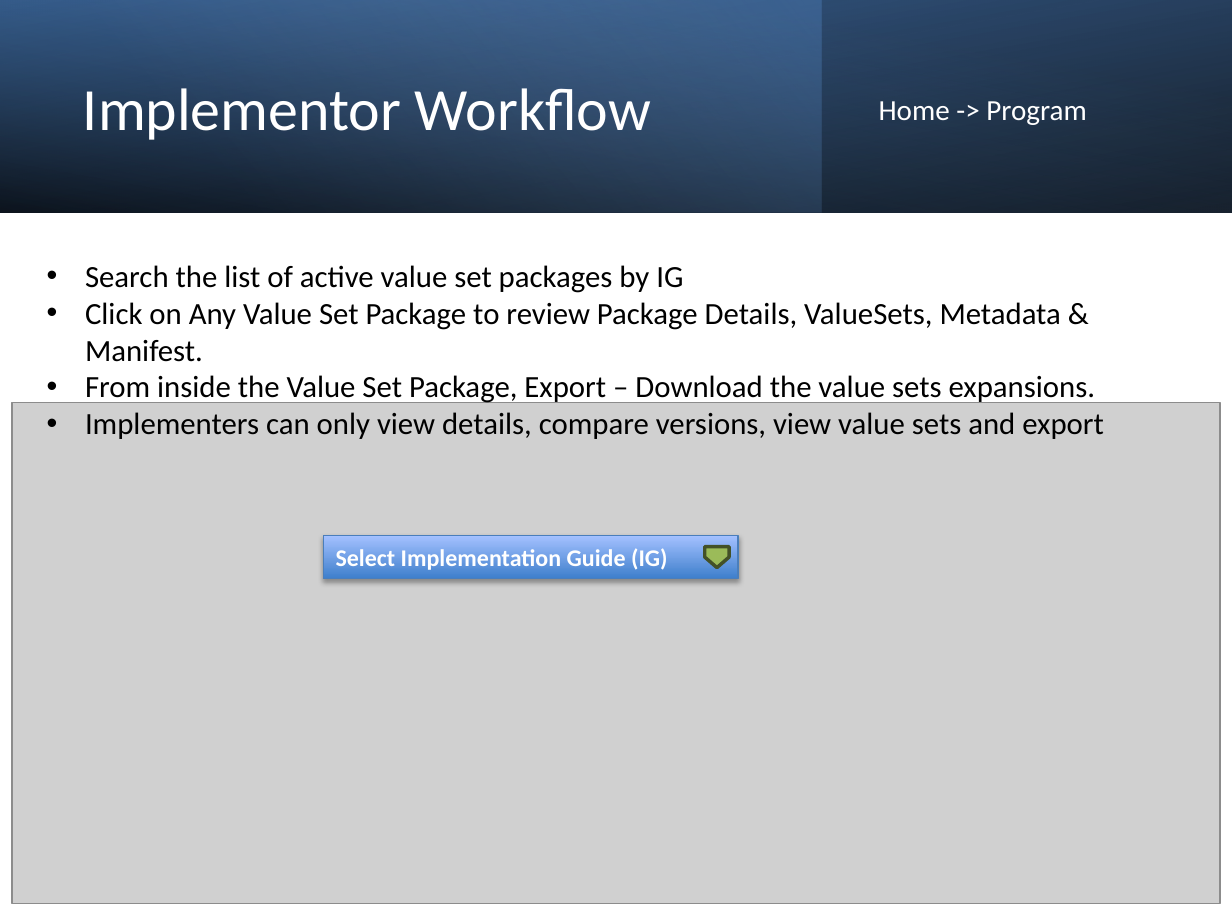
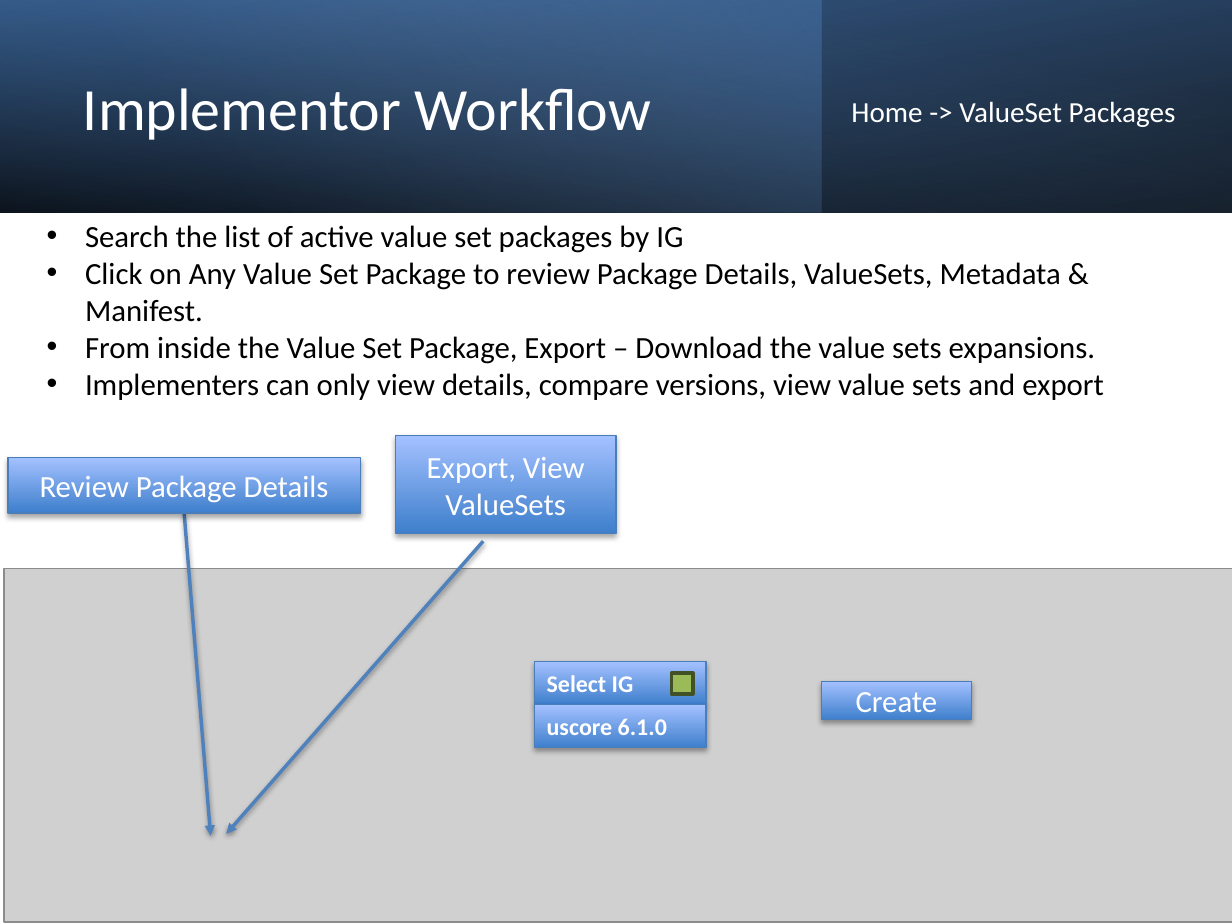
Before and after one commit to DBCG/aphl-vsm, a slide deck: slide 5 of vsp/docs/VSM_UI Proposal.pptx. Drawn at 1232x924 pixels with LibreOffice and Linux fonts; fonts in the diff are those of the drawing; grey boxes stand for pictures. Boxes give left, top, right and bottom in pixels: in the first picture for what was removed or moved away, otherwise in the second. Text is boxed around its words. In the diff, an @@ line names an element or a change of style, - is before the commit and + after.

```diff
--- a/vsp/docs/VSM_UI Proposal.pptx
+++ b/vsp/docs/VSM_UI Proposal.pptx
@@ text at <box>851,101,1176,127</box>: text changed @@
-Home -> Program
+Home -> ValueSet Packages
@@ text "Search the list of active ...": place and size @@
-text "Search the list of active ..." at <box>85,265,1104,439</box>
+text "Search the list of active ..." at <box>85,225,1104,400</box>
@@ rectangle added at <box>395,436,616,535</box>, fill gradient #3F80CE to #A4C4FF, outline #4B7EBC 0.75 pt, 18 pt, text #FFFFFF @@
+Export, View ValueSets
@@ rectangle added at <box>7,457,360,513</box>, fill gradient #3F80CE to #A4C4FF, outline #4B7EBC 0.75 pt, 18 pt, text #FFFFFF @@
+Review Package Details
@@ arrow added from (184, 513) to (211, 835), #4F81BD 2 pt @@
@@ picture: place and size @@
-picture at <box>12,403,1221,904</box>
+picture at <box>4,569,1232,923</box>
@@ arrow added from (483, 541) to (227, 834), #4F81BD 2 pt @@
@@ pentagon arrow removed at <box>704,546,729,567</box> @@
@@ rectangle "Select IG": place and size @@
-rectangle "Select IG" at <box>324,536,739,579</box>
+rectangle "Select IG" at <box>535,662,706,705</box>
@@ text in rectangle at <box>547,675,634,699</box>: text changed @@
-Select Implementation Guide (IG)
+Select IG
@@ rectangle added at <box>671,673,692,694</box>, fill #9BBB59, outline #445227 2 pt @@
@@ rectangle added at <box>822,681,972,719</box>, fill gradient #3F80CE to #A4C4FF, outline #4B7EBC 0.75 pt, 18 pt, text #FFFFFF @@
+Create
@@ rectangle added at <box>535,705,706,748</box>, fill gradient #3F80CE to #A4C4FF, outline #4B7EBC 0.75 pt, 14 pt, text #FFFFFF, bold @@
+uscore 6.1.0
```
Also in this commit, not shown: 2 other slides changed.
